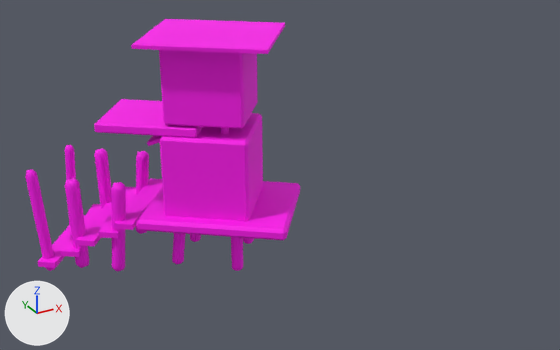
What one commit did to the FBX model Assets/GB_FBX/GB_Village_House_02.fbx.
Rendered twice from a 50 mm lens placed at (8.93, -10.29, 3.89), pointed at (11.26, -6.05, 1.77). Lighting does not change. The marker at lower left points along +X, +Y and +Z. Where no turn or scale is listed for an object, it has been applied to the vertices.
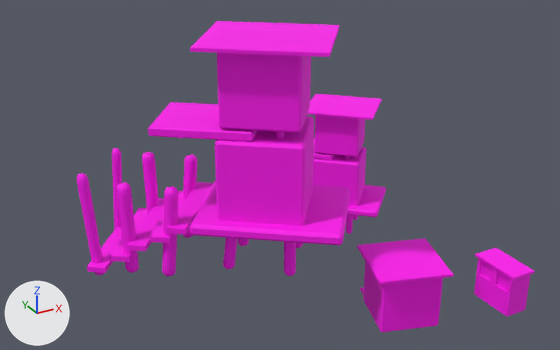
Boxes (x1, y1, x2, y2) around the edits, measured in the pictures (560 x 350 px):
'polySurface57', reshaped, moved (66% wider, 23% taller): before (25, 19, 300, 272); after (77, 21, 535, 332)
part 1 of me_mesh, added: after (314, 138, 334, 160)
part 2 of me_mesh, added (pink): after (313, 147, 366, 206)
part 3 of me_mesh, added (pink): after (315, 115, 365, 157)
part 4 of me_mesh, added (pink): after (347, 185, 386, 218)
part 5 of me_mesh, added: after (346, 214, 353, 234)
part 6 of me_mesh, added (pink): after (357, 238, 454, 332)
part 7 of me_mesh, added (pink): after (474, 248, 535, 317)
part 8 of me_mesh, added (pink): after (307, 94, 382, 120)
part 9 of me_mesh, deleted: before (147, 135, 162, 146)

The change in detail:
me_mesh is used by ob_polysurface57; location (10.757, -6.208, 1.45).
me_mesh had 2380 vertices, 2344 faces and spanned x -1.1..0.57, y -0.55..0.95, z -0.14..1.39.
me_mesh now has 4050 vertices, 3985 faces and spans x -1.1..1.62, y -0.84..1.79, z -0.61..1.39.
me_mesh part 1: the loose piece of 24 vertices spanning x -0.57..0.57, y -0.55..0.55, z 0.24..0.32 is copied, and the copy is turned -6.6 degrees about the z axis through its middle and scaled by 0.501, then moved by (1.0, 1.24, -0.2); it spans x 0.72..1.28, y 0.96..1.52, z 0.06..0.1.
me_mesh part 2: the loose piece of 56 vertices spanning x -0.39..0.32, y -0.33..0.39, z 0.29..0.82 is copied, and the copy is turned -6.6 degrees about the z axis through its middle and scaled by 0.73, then moved by (1.22, 1.04, -0.69), in mat_blinn5 (pink #ff00ee); it spans x 0.92..1.45, y 0.8..1.33, z -0.33..0.06.
me_mesh part 3: the loose piece of 56 vertices spanning x -0.36..0.29, y -0.3..0.35, z 0.89..1.37 is copied, and the copy is turned -6.6 degrees about the z axis through its middle and scaled by 0.73, then moved by (1.22, 1.04, -0.85), in mat_blinn5 (pink #ff00ee); it spans x 0.95..1.42, y 0.82..1.3, z 0.11..0.45.
me_mesh part 4: the loose piece of 24 vertices spanning x -0.57..0.57, y -0.55..0.55, z 0.24..0.32 is copied, and the copy is turned -6.6 degrees about the z axis through its middle and scaled by 0.73, then moved by (1.21, 1.04, -0.62); it spans x 0.8..1.62, y 0.63..1.45, z -0.37..-0.31.
me_mesh part 5: the loose piece of 154 vertices spanning x 0.17..0.24, y 0.01..0.09, z -0.07..0.32 is copied, and the copy is scaled about its middle by (0.725, 0.725, 0.73), then moved by (0.97, 0.82, -0.58); it spans x 1.15..1.21, y 0.84..0.9, z -0.59..-0.31.
me_mesh part 6: a new loose piece of 157 vertices spanning x 0.39..0.98, y -0.76..-0.09, z -0.44..-0.03, in mat_blinn5 (pink #ff00ee).
me_mesh part 7: a new loose piece of 77 vertices spanning x 1.28..1.46, y -0.84..-0.49, z -0.45..-0.14, in mat_blinn5 (pink #ff00ee).
me_mesh part 8: 8 vertices added at x 0.83..1.56, y 0.69..1.42, z 0.45..0.47.
me_mesh part 9: 4 vertices removed from x -0.44..-0.2, y 0.08..0.4, z 0.74..0.76.
me_mesh no longer uses material mat_blinn9 (black #000000).
Object 'polySurface57' (ob_polysurface57) moves from (10.757, -6.208, 1.45) to (11.014, -6.42, 1.45).
